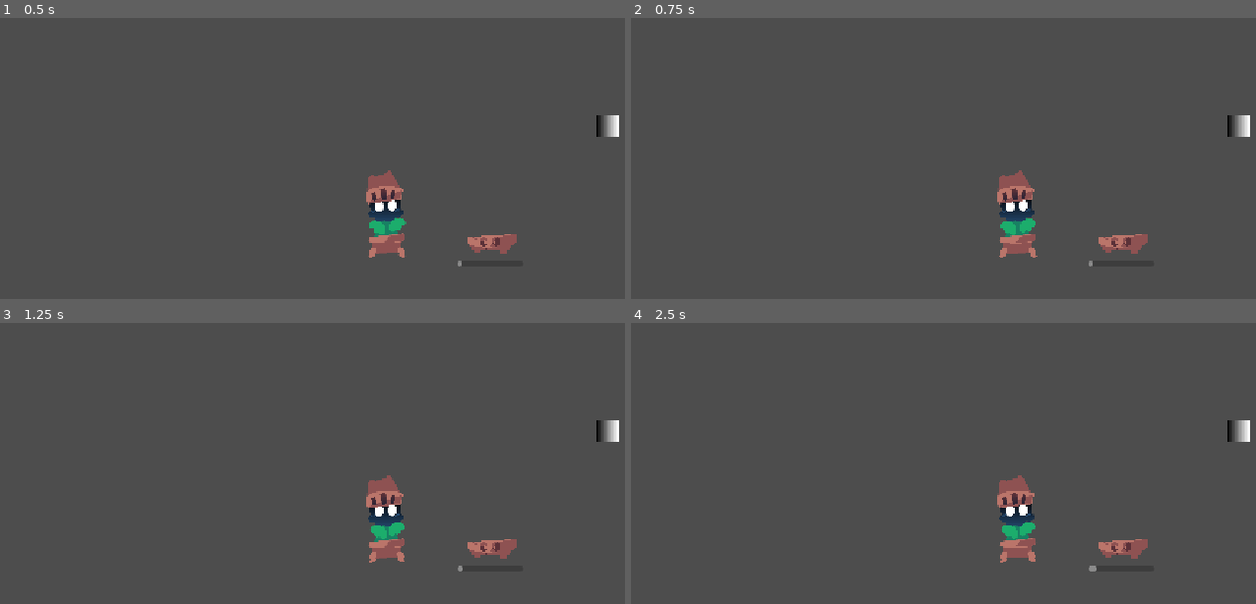
Above: before the commit, frames 1-4 (two rows, left to right).
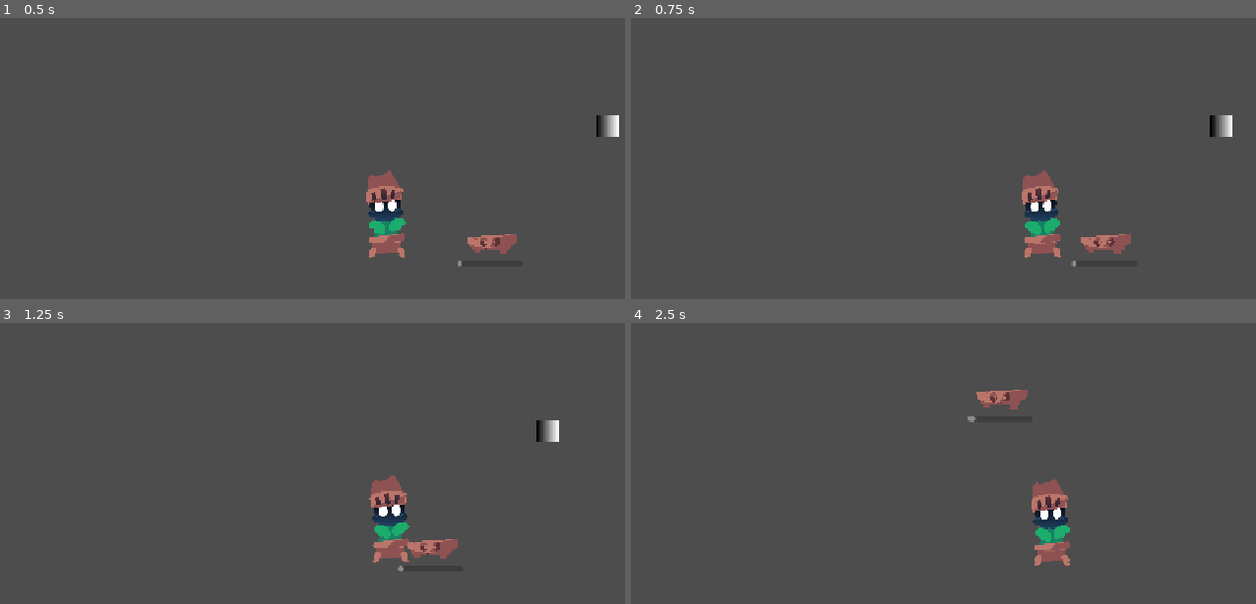
Above: after the commit, the same moments.

Repository: INV-matt/GMTK-Game-Jam-2026
Game: Godot game, scene res://debug/debug_world.tscn
Same seed, same stepped clock (60 frames per second), same inputs: the game is played once before the commit and once after it.
Inputs (mouse positions are in pixels of both pictures, inside the frame that each line leads up to):
- Up to frame 1 (0.5 s): no input
- Up to frame 2 (0.75 s): tap Enter at 0.5 s; move the mouse to (1193, 217) at 0.52 s; press the mouse at (1193, 217) at 0.53 s; hold D (move_right) from 0.53 s (still down)
- Up to frame 3 (1.25 s): keep holding D (move_right); right-click (562, 522) at 0.8 s
- Up to frame 4 (2.5 s): move the mouse to (862, 567) at 1.27 s; release D (move_right) at 1.28 s; release the mouse at (862, 567) at 1.28 s; hold S (move_down) 1.28-2.03 s; right-click (862, 567) at 1.35 s; tap Space (tertiary) at 1.55 s; move the mouse to (1099, 446) at 2.02 s; hold D (move_right) from 2.03 s (still down); hold Space (tertiary) from 2.03 s (still down); click (1099, 446) at 2.3 s

Frame 1 is identical in both runs. In frame 2, 3.3% of the frame differs, in the area x 58-100%, y 34-89%; in frame 3, 2.1%; in frame 4, 3.9%, in the area x 53-100%, y 23-89%.
Error before the commit: Parse Error: Identifier "ability" not declared in the current scope. (res://player/player.gd:50)

Commit message:
Made player able to hold multiple abilities with them being assigned either the primary, secondary or tertiary ability button

Diff:
--- a/player/player.gd
+++ b/player/player.gd
@@ -9,6 +9,9 @@
   set(value):
     abilities = value
     ability_list_changed.emit()
+@export var primary_ability_idx: int = 0
+@export var secondary_ability_idx: int = 1
+@export var tertiary_ability_idx: int = 2
 
 @onready var hp_comp: HpComp = %HpComp
 @onready var death_timer: Timer = %DeathTimer
@@ -47,5 +50,10 @@
   global_position = Vector2(0, 0) # TODO: make it spawn in its original spawn point, not on the greenhouse
 
 func _process(_delta: float) -> void:
-  if ability and Input.is_action_pressed("primary"):
-    ability.use_ability(self, get_global_mouse_position())
+  # ts is disgusting
+  if len(abilities) > primary_ability_idx and Input.is_action_pressed("primary"):
+    abilities[primary_ability_idx].use_ability(self, get_global_mouse_position())
+  if len(abilities) > secondary_ability_idx and Input.is_action_pressed("secondary"):
+    abilities[secondary_ability_idx].use_ability(self, get_global_mouse_position())
+  if len(abilities) > tertiary_ability_idx and Input.is_action_pressed("tertiary"):
+    abilities[tertiary_ability_idx].use_ability(self, get_global_mouse_position())
--- a/player/player.tscn
+++ b/player/player.tscn
@@ -341,7 +341,6 @@
 
 [node name="Player" type="CharacterBody2D" unique_id=386552564]
 script = ExtResource("1_oul6g")
-SPEED = null
 
 [node name="Hurtbox" type="Area2D" parent="." unique_id=1828331245]
 position = Vector2(0, -37)
